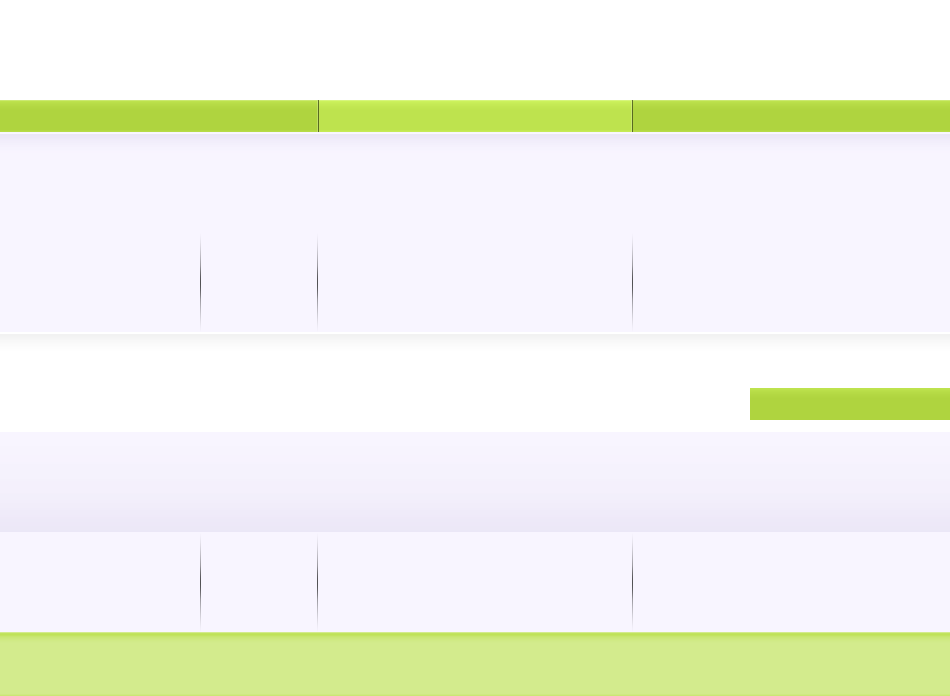
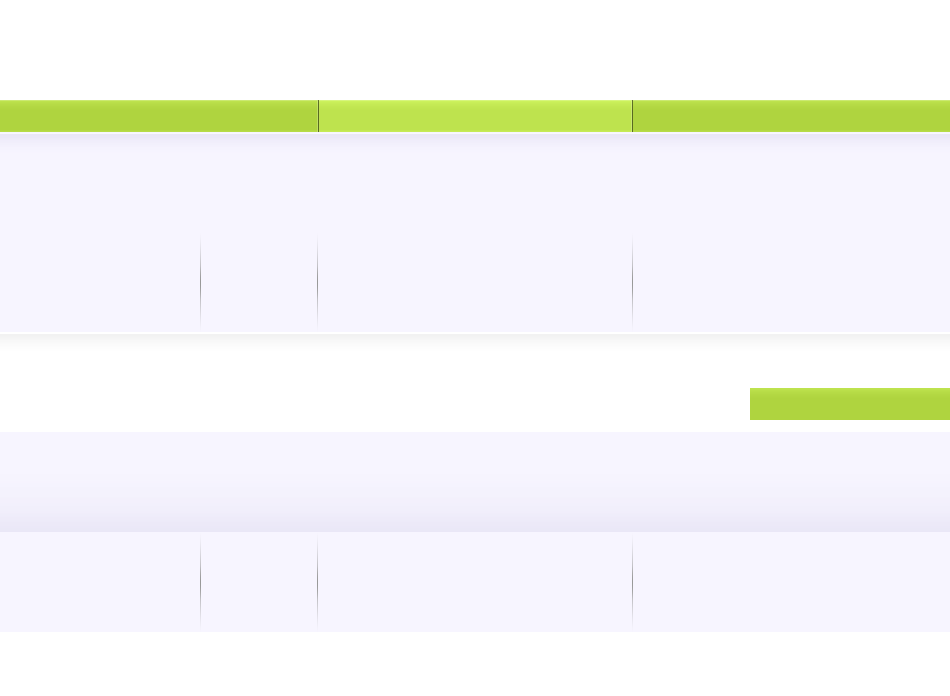
Before/after of a (950, 696) layered artwork. What changed in the layer stack:
painted on "header boxes" over [200, 236, 633, 329]
painted on "footer widgets" over [0, 464, 950, 516]
painted on "footer boxes" over [200, 536, 633, 629]
painted on "footer" over [0, 632, 950, 696]
